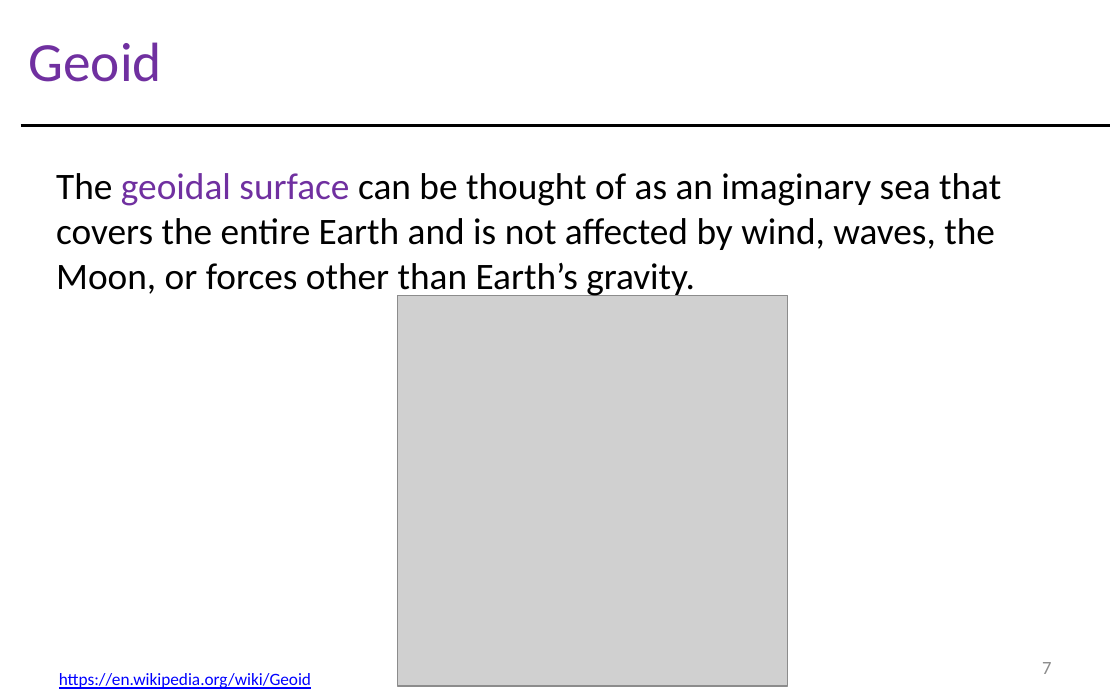
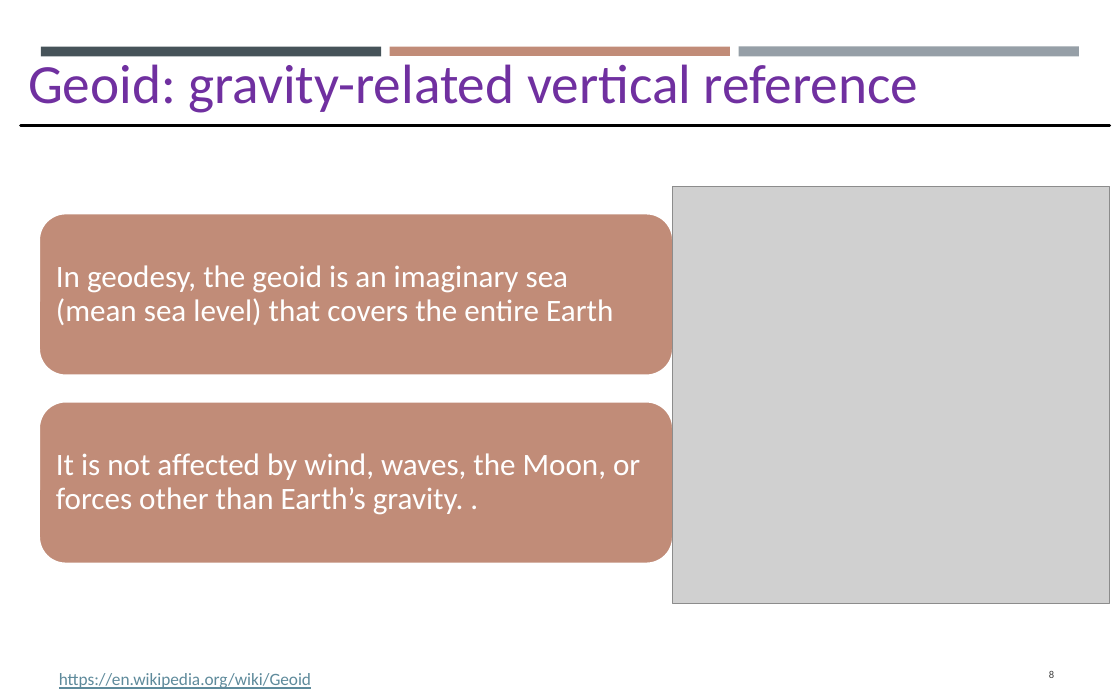
Before and after one commit to gisynw/GIS_I, a slide deck: slide 8 of docs/Lectures/Week03/Lecture02_GEOG2475_Datum.pptx (slide 7 before the commit). Drawn at 1120x700 pixels with LibreOffice and Linux fonts; fonts in the diff are those of the drawing; grey boxes stand for pictures. Boxes give left, top, right and bottom in pixels: in the first picture for what was removed or moved away, otherwise in the second. Text is boxed around its words. In the diff, an @@ line names an element or a change of style, - is before the commit and + after.

```diff
--- a/docs/Lectures/Week03/Lecture02_GEOG2475_Datum.pptx
+++ b/docs/Lectures/Week03/Lecture02_GEOG2475_Datum.pptx
@@ rectangle added at bbox=[41, 47, 381, 57], fill #465359 @@
@@ rectangle added at bbox=[390, 47, 729, 56], fill #C18C78 @@
@@ rectangle added at bbox=[739, 46, 1079, 56], fill #969FA7 @@
@@ text at bbox=[28, 64, 919, 113]: text changed @@
-Geoid
+Geoid: gravity-related vertical reference
@@ picture added at bbox=[672, 187, 1109, 604] @@
@@ rounded rectangle added at bbox=[39, 213, 673, 376], fill #C18C78, outline #FFFFFF 1.75 pt @@
@@ text added at bbox=[56, 265, 613, 325], 18 pt, text #FFFFFF @@
+In geodesy, the geoid is an imaginary sea (mean sea level) that covers the entire Earth
@@ picture removed at bbox=[397, 295, 788, 686] @@
@@ rounded rectangle added at bbox=[39, 401, 673, 564], fill #C18C78, outline #FFFFFF 1.75 pt @@
@@ text "It is not affected by ..." at bbox=[56, 453, 640, 515]: vertical alignment top to middle @@
@@ text at bbox=[56, 453, 640, 515]: text changed; size 21.6 to 18 pt; text colour #000000 to #FFFFFF @@
-The geoidal surface can be thought of as an imaginary sea that covers the entire Earth and is not affected by wind, waves, the Moon, or forces other than Earth’s gravity.
+It is not affected by wind, waves, the Moon, or forces other than Earth’s gravity. .
@@ text "https://en.wikipedia.org/wiki/Geoid" at bbox=[59, 673, 311, 689]: text colour #0000FF to #5E8A9B @@
@@ page number at bbox=[1049, 671, 1054, 678]: text changed; size 10.8 to 6.1 pt; text colour #8C8C8C to #404040 @@
-7
+8
```
Also in this commit, not shown: 64 other slides changed, 8 slides added, 2 slides removed, 2 other files.
